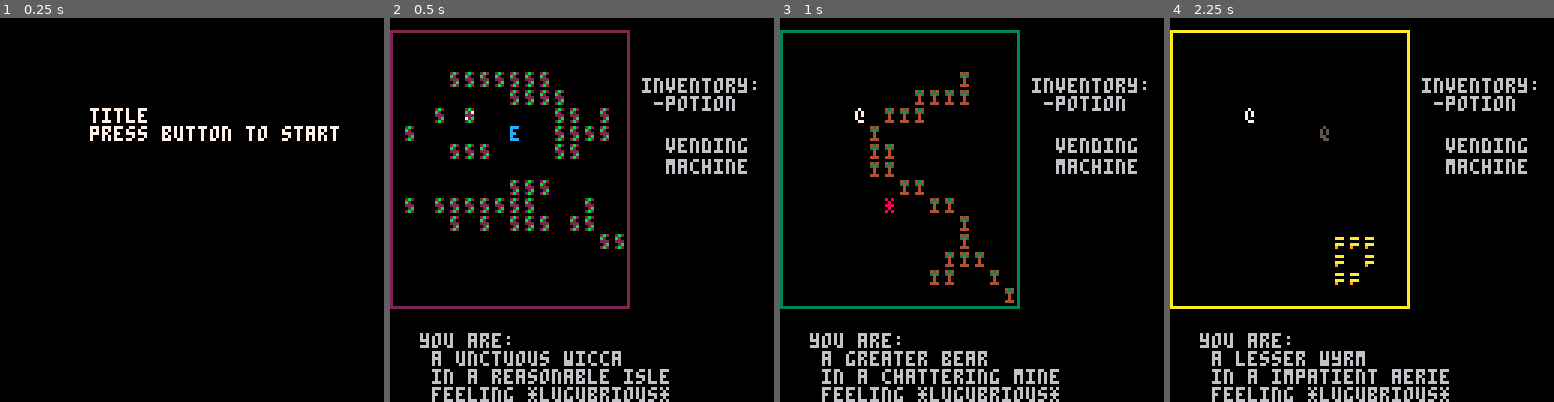
Above: before the commit, frames 1-4 (left to right).
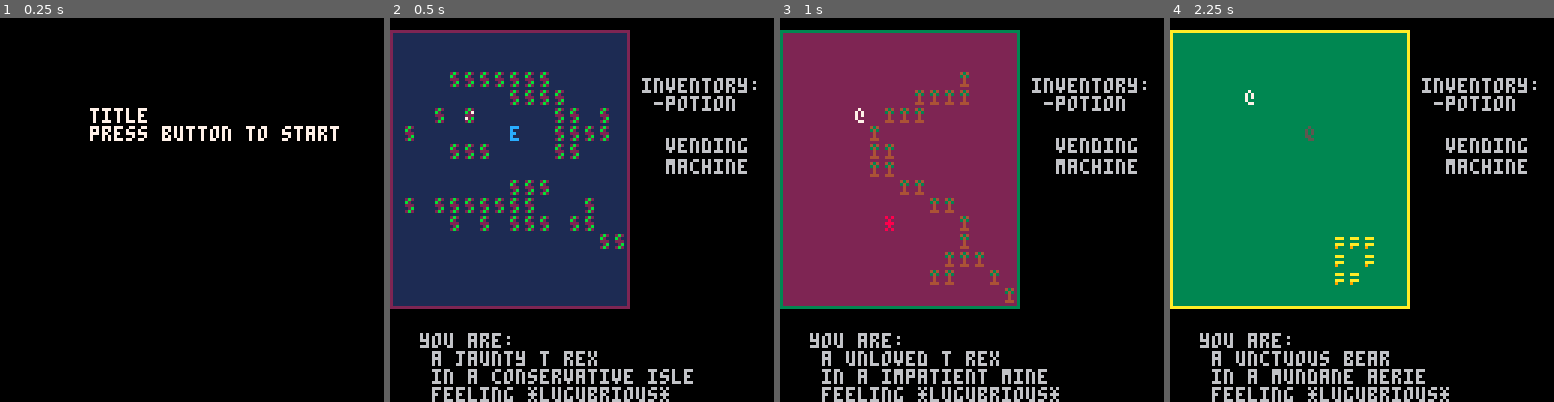
Above: after the commit, the same moments.

Repository: arnodick/castle
Game: PICO-8 cartridge castle.p8
The game is run twice, just before and just after one commit, with the same random seed, the same clock (stepped at 60 frames per second) and the same inputs.
Inputs:
- Up to frame 1 (0.25 s): no input
- Up to frame 2 (0.5 s): tap X (X key) at 0.33 s
- Up to frame 3 (1 s): tap O (Z key) at 0.7 s
- Up to frame 4 (2.25 s): tap X (X key) at 1.07, 1.85 s; hold Right 1.6-2.1 s; tap O (Z key) at 1.7, 2.1 s; hold Up from 2.15 s (still down)

Frame 1 is identical in both runs. In frame 2, 41% of the frame differs, in the area x 0-79%, y 3-96%; in frame 3, 43%; in frame 4, 44%, in the area x 0-73%, y 3-96%.

Commit message:
great stuff there kid

Diff:
--- a/castle.p8
+++ b/castle.p8
@@ -114,6 +114,11 @@
 	adjective[21]="failed"
 	adjective[22]="prospering"
 	adjective[23]="learned"
+	adjective[24]="disappointing"
+	adjective[25]="mundane"
+	adjective[26]="misunderstood"
+	adjective[27]="hairy"
+	adjective[28]="sartorial"
 
 	pronouns={}
 	pronouns[1]="half"
@@ -148,6 +153,8 @@
 	species[18]="mummy"
 	species[19]="ghoul"
  species[20]="gull"
+	species[21]="manticore"
+	species[22]="bro"
 
 	places={}
 	places[1]="marsh"
@@ -457,8 +464,8 @@
 		end
 	end
 	if s==1 then
-		--if btnp()>0 then
-		if timer%4==0 then
+		if btnp()>0 then
+		--if timer%4==0 then
 			foreach(actors.creatures,doactor)
 			debug_l[4]=0
 		end
@@ -490,6 +497,7 @@
 		print("title\npress button to start",30,30,7)
 	end
 	if s==1 then
+		rectfill(cam[1],-2+cellh+cam[2],16*cellw-1+cam[1],16*cellh+cam[2],level+1)
 		foreach(actors,drawactor)
 		rect(cam[1],-2+cellh+cam[2],16*cellw-1+cam[1],16*cellh+cam[2])
 		print("inventory:\n -potion",cam[1]+84,cam[2]+20,6)
